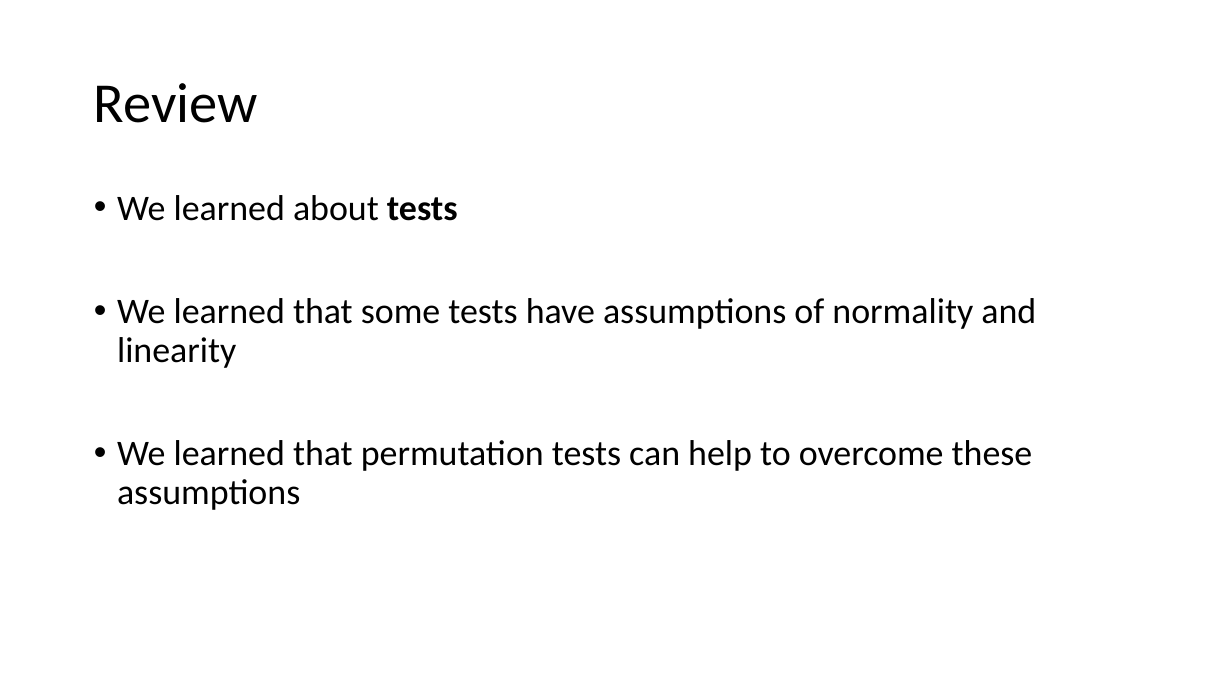
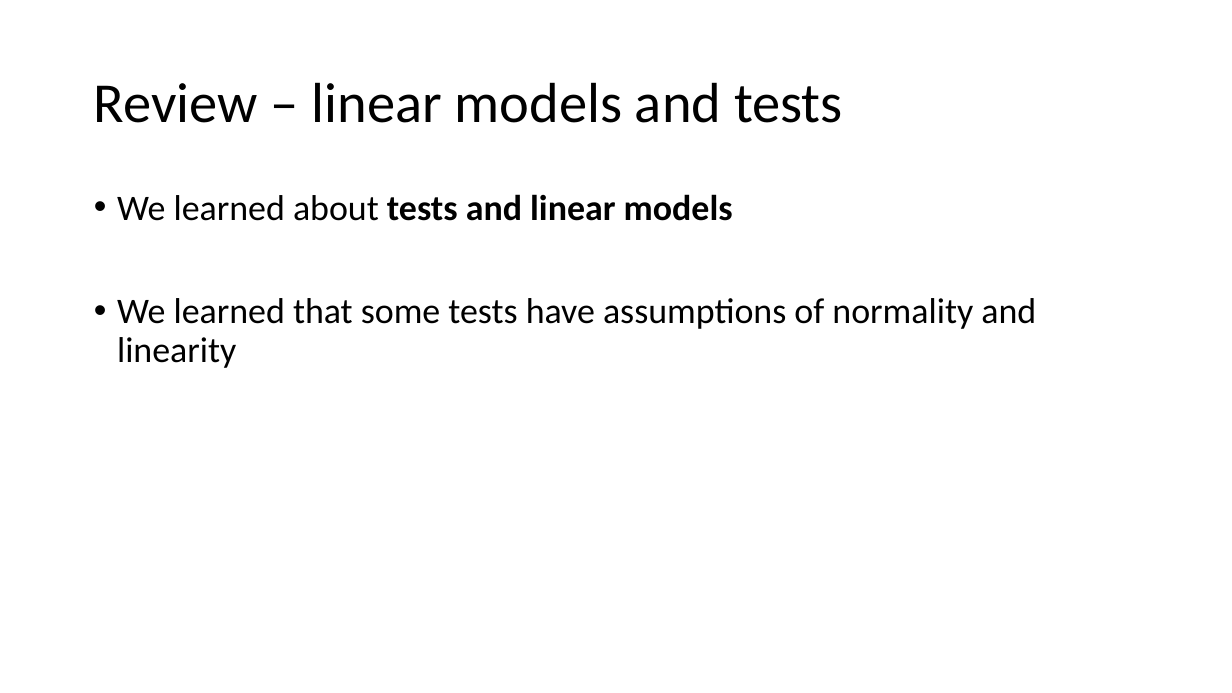
Before and after one commit to DataInvestigations/class_materials, a slide deck: slide 8 of lectures/le10_distributions/le10_distributions.pptx (slide 3 before the commit). Drawn at 1232x693 pixels with LibreOffice and Linux fonts; fonts in the diff are those of the drawing. Boxes give left, top, right and bottom in pixels: in the first picture for what was removed or moved away, otherwise in the second. Text is boxed around its words. In the diff, an @@ line names an element or a change of style, - is before the commit and + after.

```diff
--- a/lectures/le10_distributions/le10_distributions.pptx
+++ b/lectures/le10_distributions/le10_distributions.pptx
@@ title at [94,82,843,123]: text changed @@
-Review
+Review – linear models and tests
@@ text at [117,194,733,221]: text changed; bold on @@
-• We learned about tests
+• We learned about tests and linear models
@@ text at [117,440,1033,510]: paragraph removed @@
-• We learned that permutation tests can help to overcome these assumptions
```
Also in this commit, not shown: 6 other slides changed, 5 slides added, 4 other files.
